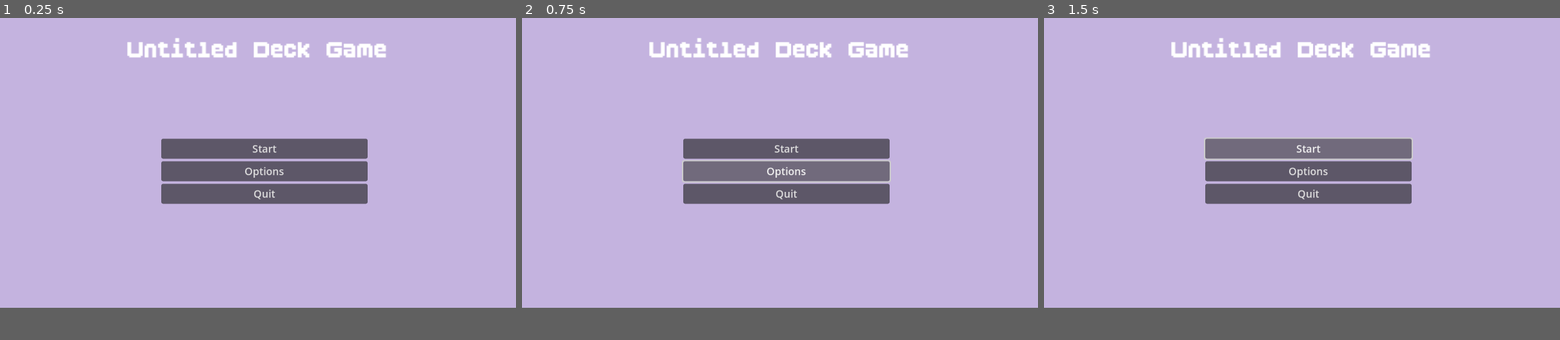
Above: before the commit, frames 1-3 (left to right).
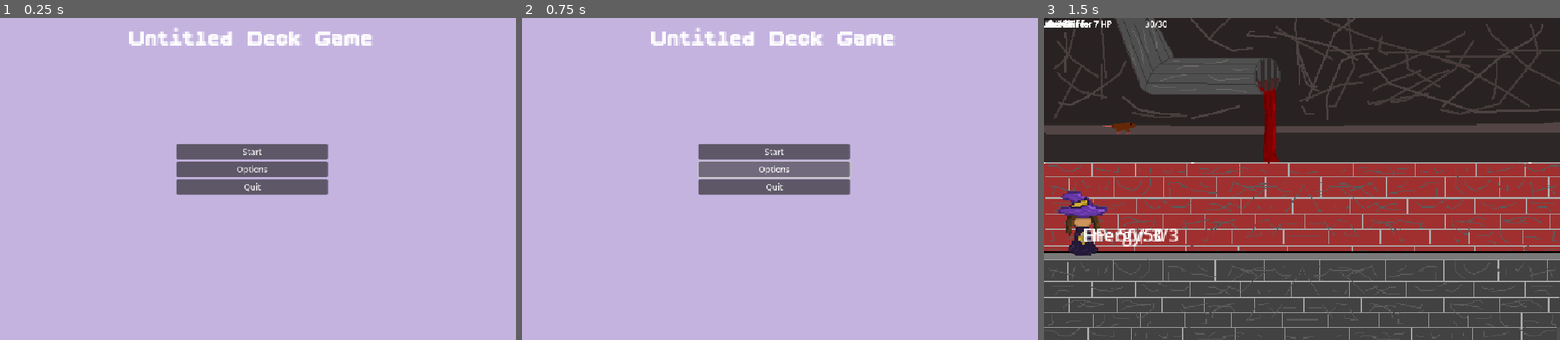
Above: after the commit, the same moments.

Repository: SirWadles/Untitled-Deck-Builder
Game: Godot game, scene res://scenes/main_menu.tscn
Two runs of this game, one before a commit and one after it. Both use one fixed random seed, a clock stepped at 60 frames per second and the inputs below. Before the commit the project has no main scene; this scene is started directly in both runs.
Inputs:
- Up to frame 1 (0.25 s): no input
- Up to frame 2 (0.75 s): click "Options" at 0.5 s
- Up to frame 3 (1.5 s): click "Start" at 1.25 s
In our replay, the window is 800x450 before the commit and 800x500 after it. These sizes can differ from the game's own. Grey fills any space a smaller window leaves; there, only what the larger window draws over its background counts as a difference.

The runs differ from the first frame. In frame 1, 6.6% of the frame differs, in the area x 24-75%, y 3-58%; in frame 2, 6.7%; in frame 3, 91%, in the area x 0-100%, y 0-100%.

Commit message:
Car System (WIP3)
Stuff loads but I need to format things to look nice.

Diff:
--- a/project.godot
+++ b/project.godot
@@ -11,13 +11,18 @@
 [application]
 
 config/name="Untitled Deck Builder"
+run/main_scene="uid://ddgtnbpobb7o5"
 config/features=PackedStringArray("4.4", "GL Compatibility")
 config/icon="res://icon.svg"
 
+[autoload]
+
+CardStuff="*res://scenes/cards/CardDatabase.gd"
+
 [display]
 
-window/size/viewport_width=320
-window/size/viewport_height=180
+window/size/viewport_width=1024
+window/size/viewport_height=640
 window/stretch/mode="canvas_items"
 
 [editor_plugins]
@@ -26,5 +31,6 @@
 
 [rendering]
 
+textures/canvas_textures/default_texture_filter=0
 renderer/rendering_method="gl_compatibility"
 renderer/rendering_method.mobile="gl_compatibility"
--- /dev/null
+++ b/scenes/battle/battle.tscn
@@ -0,0 +1,40 @@
+[gd_scene load_steps=5 format=3 uid="uid://bra78r4eh4jho"]
+
+[ext_resource type="Script" uid="uid://b2uxirsmtut2q" path="res://scripts/battle_system.gd" id="1_xd4uy"]
+[ext_resource type="PackedScene" uid="uid://mlky7r11sp4p" path="res://scenes/battle/player.tscn" id="2_0yh6x"]
+[ext_resource type="Texture2D" uid="uid://bs25v43ujhr2" path="res://assets/Background.png" id="2_h0kxc"]
+[ext_resource type="PackedScene" uid="uid://dh0qkkui7ay5x" path="res://scenes/battle/hand.tscn" id="3_h0kxc"]
+
+[node name="BattleSystem" type="Node2D"]
+script = ExtResource("1_xd4uy")
+
+[node name="TextureRect" type="TextureRect" parent="."]
+anchors_preset = -1
+offset_right = 1024.0
+offset_bottom = 640.0
+texture = ExtResource("2_h0kxc")
+
+[node name="Sprite2D" type="Sprite2D" parent="."]
+visible = false
+texture = ExtResource("2_h0kxc")
+
+[node name="CanvasLayer" type="CanvasLayer" parent="."]
+
+[node name="Player" parent="CanvasLayer" instance=ExtResource("2_0yh6x")]
+position = Vector2(76, 406)
+scale = Vector2(2.2, 2.2)
+
+[node name="Hand" parent="CanvasLayer" instance=ExtResource("3_h0kxc")]
+
+[node name="EnemyContainer" type="Node2D" parent="CanvasLayer"]
+
+[node name="BattleUI" type="Control" parent="."]
+layout_mode = 3
+anchors_preset = 0
+offset_right = 40.0
+offset_bottom = 40.0
+
+[node name="EndTurnButton" type="Button" parent="BattleUI"]
+layout_mode = 0
+offset_right = 8.0
+offset_bottom = 8.0
--- a/scenes/battle/battle_system.tscn
+++ /dev/null
@@ -1,20 +0,0 @@
-[gd_scene load_steps=4 format=3 uid="uid://bra78r4eh4jho"]
-
-[ext_resource type="Script" uid="uid://b2uxirsmtut2q" path="res://scripts/battle_system.gd" id="1_nwiko"]
-[ext_resource type="PackedScene" uid="uid://mlky7r11sp4p" path="res://scenes/battle/player.tscn" id="2_osb26"]
-[ext_resource type="PackedScene" uid="uid://dh0qkkui7ay5x" path="res://scenes/battle/hand.tscn" id="3_50lw5"]
-
-[node name="BattleSystem" type="Node2D"]
-script = ExtResource("1_nwiko")
-
-[node name="Player" parent="." instance=ExtResource("2_osb26")]
-
-[node name="EnemyContainer" type="Node2D" parent="."]
-
-[node name="Hand" parent="." instance=ExtResource("3_50lw5")]
-
-[node name="Control" type="Control" parent="."]
-layout_mode = 3
-anchors_preset = 0
-offset_right = 40.0
-offset_bottom = 40.0
--- a/scenes/battle/player.tscn
+++ b/scenes/battle/player.tscn
@@ -1,9 +1,13 @@
-[gd_scene load_steps=2 format=3 uid="uid://mlky7r11sp4p"]
+[gd_scene load_steps=3 format=3 uid="uid://mlky7r11sp4p"]
 
 [ext_resource type="Script" uid="uid://rn6vrrvr1cgo" path="res://scripts/player.gd" id="1_oqqms"]
+[ext_resource type="Texture2D" uid="uid://cg3xt04nigvxg" path="res://assets/Witch(Bigger).png" id="2_2pell"]
 
 [node name="player" type="Node2D"]
 script = ExtResource("1_oqqms")
+
+[node name="Sprite2D" type="Sprite2D" parent="."]
+texture = ExtResource("2_2pell")
 
 [node name="HealthLabel" type="Label" parent="."]
 offset_right = 40.0
--- a/scenes/cards/CardDatabase.gd
+++ b/scenes/cards/CardDatabase.gd
@@ -7,7 +7,6 @@
 	create_cards()
 
 func create_cards():
-	var CardData = preload("res://scenes/cards/CardData.gd")
 	cards["attack"] = CardData.new(
 		"attack",
 		"Death Grip",
@@ -19,8 +18,8 @@
 		null #texture
 	)
 
-	cards["attack"] = CardData.new(
-		"attack",
+	cards["blood_fire"] = CardData.new(
+		"blood_fire",
 		"Blood Fire",
 		"Heal Self for 7 HP",
 		1,
--- a/scenes/main_menu.tscn
+++ b/scenes/main_menu.tscn
@@ -1,5 +1,6 @@
-[gd_scene load_steps=2 format=3 uid="uid://ddgtnbpobb7o5"]
+[gd_scene load_steps=3 format=3 uid="uid://ddgtnbpobb7o5"]
 
+[ext_resource type="Script" uid="uid://wjiyap1g6tox" path="res://scripts/main_menu.gd" id="1_ekxnf"]
 [ext_resource type="FontFile" uid="uid://ck0hm2v3474rj" path="res://fonts/boldpixels/BoldPixels.ttf" id="1_l6cm7"]
 
 [node name="Control" type="Control"]
@@ -9,6 +10,7 @@
 anchor_bottom = 1.0
 grow_horizontal = 2
 grow_vertical = 2
+script = ExtResource("1_ekxnf")
 
 [node name="ColorRect" type="ColorRect" parent="."]
 layout_mode = 1
@@ -29,36 +31,38 @@
 anchors_preset = 5
 anchor_left = 0.5
 anchor_right = 0.5
-offset_left = -77.5
+offset_left = -256.0
 offset_top = 10.0
-offset_right = 77.5
+offset_right = -94.0
 offset_bottom = 33.0
 grow_horizontal = 2
+scale = Vector2(3, 3)
 theme_override_fonts/font = ExtResource("1_l6cm7")
 theme_override_font_sizes/font_size = 19
 text = "Untitled Deck Game"
 
 [node name="VBoxContainer" type="VBoxContainer" parent="."]
 layout_mode = 1
-anchors_preset = 15
-anchor_right = 1.0
-anchor_bottom = 1.0
-offset_left = 100.0
-offset_top = 75.0
-offset_right = 100.0
-offset_bottom = -4.0
+anchors_preset = 8
+anchor_left = 0.5
+anchor_top = 0.5
+anchor_right = 0.5
+anchor_bottom = 0.5
+offset_left = -162.0
+offset_top = -70.0
+offset_right = 138.0
+offset_bottom = 30.0
 grow_horizontal = 2
 grow_vertical = 2
-scale = Vector2(0.4, 0.4)
 
-[node name="Button" type="Button" parent="VBoxContainer"]
+[node name="StartButton" type="Button" parent="VBoxContainer"]
 layout_mode = 2
 text = "Start"
 
-[node name="Button2" type="Button" parent="VBoxContainer"]
+[node name="OptionsButton" type="Button" parent="VBoxContainer"]
 layout_mode = 2
 text = "Options"
 
-[node name="Button3" type="Button" parent="VBoxContainer"]
+[node name="QuitButton" type="Button" parent="VBoxContainer"]
 layout_mode = 2
 text = "Quit"
--- a/scripts/battle_system.gd
+++ b/scripts/battle_system.gd
@@ -1,13 +1,14 @@
 extends Node2D
 class_name BattleSystem
 
-@onready var player: Player = $Player
-@onready var hand: Hand = $Hand
-@onready var enemy_container: Node2D = $EnemyContainer
+@onready var player: Player = $CanvasLayer/Player
+@onready var hand: Hand = $CanvasLayer/Hand
+@onready var enemy_container: Node2D = $CanvasLayer/EnemyContainer
+@onready var card_database = get_node("/root/CardStuff")
 
 var enemies: Array[Enemy] = []
 var current_selected_card: Card = null
-var current_state: String = "player_turn"
+var current_state: BattleState = BattleState.PLAYER_TURN
 
 enum BattleState {
 	PLAYER_TURN,
@@ -16,7 +17,8 @@
 }
 
 func _ready():
-	hand.card_played.connect(_on_card_played)
+	if hand:
+		hand.card_played.connect(_on_card_played)
 	create_enemies()
 	start_player_turn()
 
@@ -38,11 +40,13 @@
 	hand.set_cards_selectable(true)
 
 func draw_cards(amount: int):
+	if not hand:
+		return
 	hand.clear_hand()
-	var card_ids = ["attack", "defend", "heal"]
+	var card_ids = ["attack", "blood_fire", "heal"]
 	for i in range(amount):
 		var random_card = card_ids[randi() % card_ids.size()]
-		var card_data = CardDatabase.get_card(random_card)
+		var card_data = card_database.get_card(random_card)
 		hand.add_card(card_data)
 
 func on_card_selected(card: Card):
@@ -57,7 +61,7 @@
 	hand.set_cards_selectable(false)
 	for enemy in enemies:
 		if enemy.current_health > 0:
-			enemt.set_targetable(true)
+			enemy.set_targetable(true)
 
 func _on_enemy_clicked(enemy: Enemy):
 	if current_state == BattleState.TARGETING and current_selected_card:
@@ -75,7 +79,31 @@
 		enemy.set_targetable(false)
 	current_selected_card = null
 	current_state = BattleState.PLAYER_TURN
-	hands.set_cards_selectable(true)
+	if hand:
+		hand.set_cards_selectable(true)
 
 func _on_card_played(card: Card, target: Enemy):
-	print("Played " + card.card_data.card_name, " on ", target.enemy_name)
+	print("Played " + card.card_data.card_name + " on " + target.enemy_name)
+	check_battle_end()
+
+func check_battle_end():
+	var all_defeated = true
+	for enemy in enemies:
+		if enemy.current_health > 0:
+			all_defeated = false
+			break
+	if all_defeated:
+		print("Win")
+
+func end_turn():
+	if current_state == BattleState.PLAYER_TURN:
+		current_state = BattleState.ENEMY_TURN
+		hand.set_cards_selectable(false)
+		start_enemy_turn()
+
+func start_enemy_turn():
+	for enemy in enemies:
+		if enemy.current_health > 0:
+			player.take_damage(5)
+	await get_tree().create_timer(1.0).timeout
+	start_player_turn()
--- a/scripts/card.gd
+++ b/scripts/card.gd
@@ -8,13 +8,13 @@
 @onready var sprite: Sprite2D = $Sprite2D
 
 var card_data: CardData
-var hand: Hand
+var hand: Node
 var is_selectable: bool = false
 
 func _ready():
 	button.pressed.connect(_on_card_clicked)
 
-func setup(data: CardData, hand_reference: Hand):
+func setup(data: CardData, hand_reference: Node):
 	card_data = data
 	hand = hand_reference
 	name_label.text = data.card_name
--- a/scripts/hand.gd
+++ b/scripts/hand.gd
@@ -26,7 +26,7 @@
 
 func set_cards_selectable(selectable: bool):
 	for card in cards:
-		card.set_selectable(selectable)
+		card.set_selected(selectable)
 
 func card_selected(card: Card):
 	selected_card = card
--- /dev/null
+++ b/scripts/main_menu.gd
@@ -0,0 +1,12 @@
+extends Control
+
+@onready var start_button = $VBoxContainer/StartButton
+@onready var options_button = $VBoxContainer/OptionsButton
+@onready var quit_button = $VBoxContainer/QuitButton
+
+func _ready():
+	start_button.pressed.connect(_on_start_button_pressed)
+
+func _on_start_button_pressed():
+	print("Start Pressed")
+	get_tree().change_scene_to_file("res://scenes/battle/battle.tscn")
Not shown, added: scripts/main_menu.gd.uid
